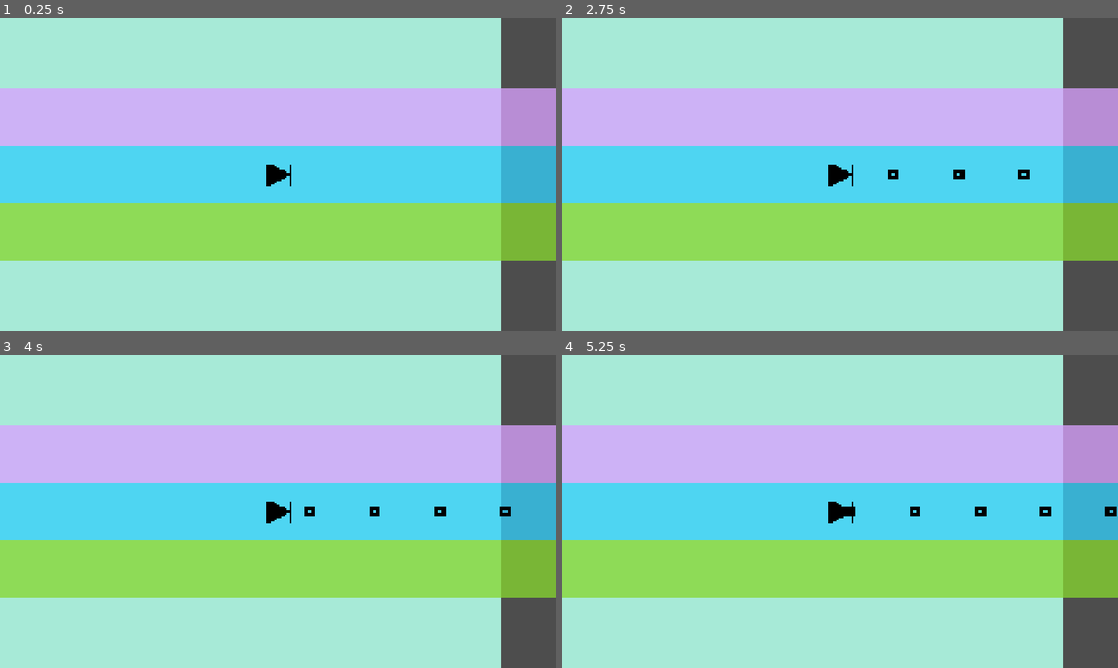
Above: before the commit, frames 1-4 (two rows, left to right).
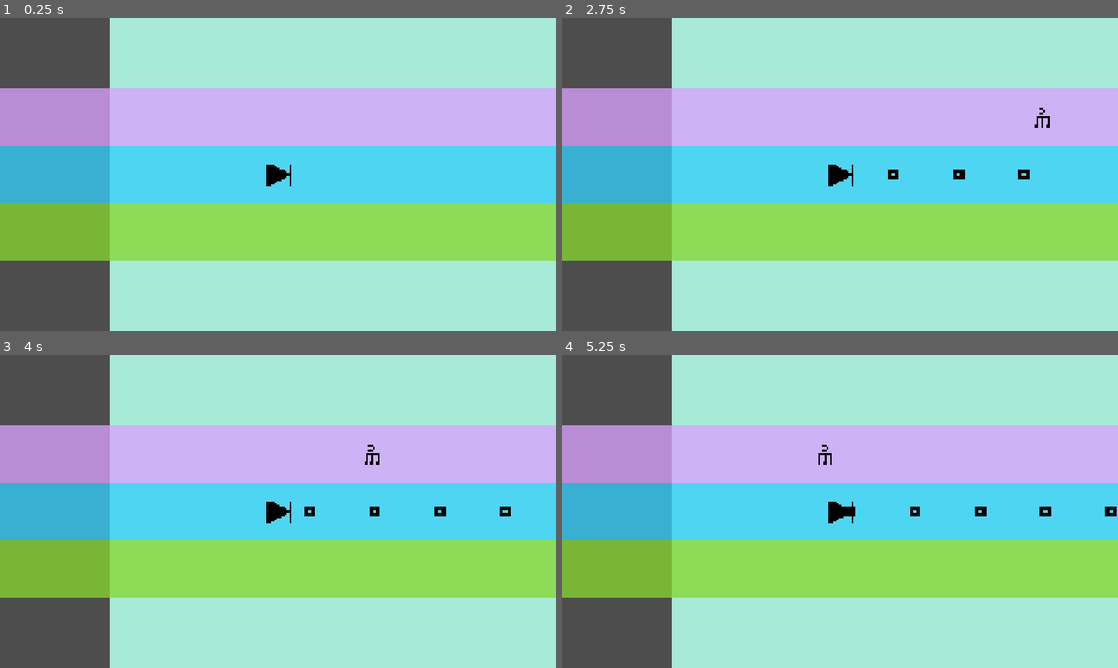
Above: after the commit, the same moments.

Repository: chorwat2137/haven-2026
Game: Godot game, scene res://scenes/main.tscn
Same seed, same stepped clock (60 frames per second), same inputs: the game is played once before the commit and once after it. This scene is started directly instead of the project's main scene.
Inputs:
- Up to frame 1 (0.25 s): no input
- Up to frame 2 (2.75 s): tap Enter (ui_accept) at 0.5, 0.77, 1.52 s; hold Right (ui_right) 0.53-2.03 s; tap Space (shoot) at 0.6, 1.35, 2.1 s; hold Left (ui_left) from 2.03 s (still down)
- Up to frame 3 (4 s): release Left (ui_left) at 2.78 s; hold Right (ui_right) from 2.78 s (still down); tap Space (shoot) at 2.85, 3.6 s; tap Enter (ui_accept) at 3.02, 3.77 s
- Up to frame 4 (5.25 s): release Right (ui_right) at 4.28 s; hold Left (ui_left) 4.28-5.03 s; tap Space (shoot) at 4.35, 5.1 s; tap Enter (ui_accept) at 4.52 s; hold Right (ui_right) from 5.03 s (still down)

The runs differ from the first frame. In frame 1, 30% of the frame differs, in the area x 0-100%, y 0-100%; in frame 2, 30%; in frame 3, 30%; in frame 4, 30%.
Error before the commit: Invalid access to property or key 'position' on a base object of type 'null instance'. (res://scripts/main.gd:20)

Commit message:
Automatic sync

Diff:
--- a/scripts/main.gd
+++ b/scripts/main.gd
@@ -17,7 +17,7 @@
 # Called when the node enters the scene tree for the first time.
 func _ready() -> void:
 	screen_size = get_viewport().get_visible_rect().size
-	$Spectrum.position.y = $Player.position.y - screen_size.y /2
+	$Player/Spectrum.position.x = $Player.position.x - screen_size.y
 	var center_y = screen_size.y / 2.0
 
 	lane_positions = [
